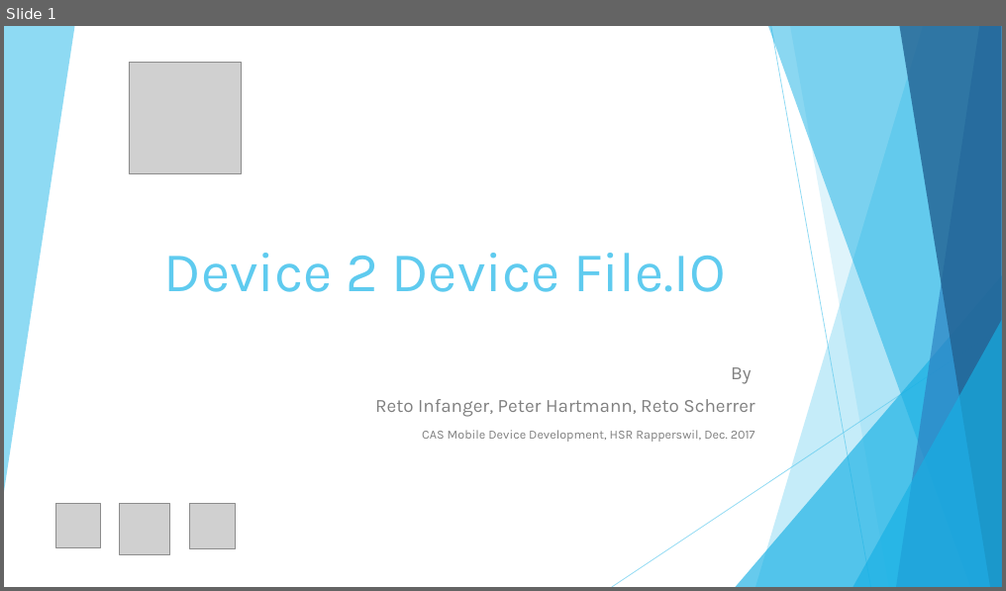
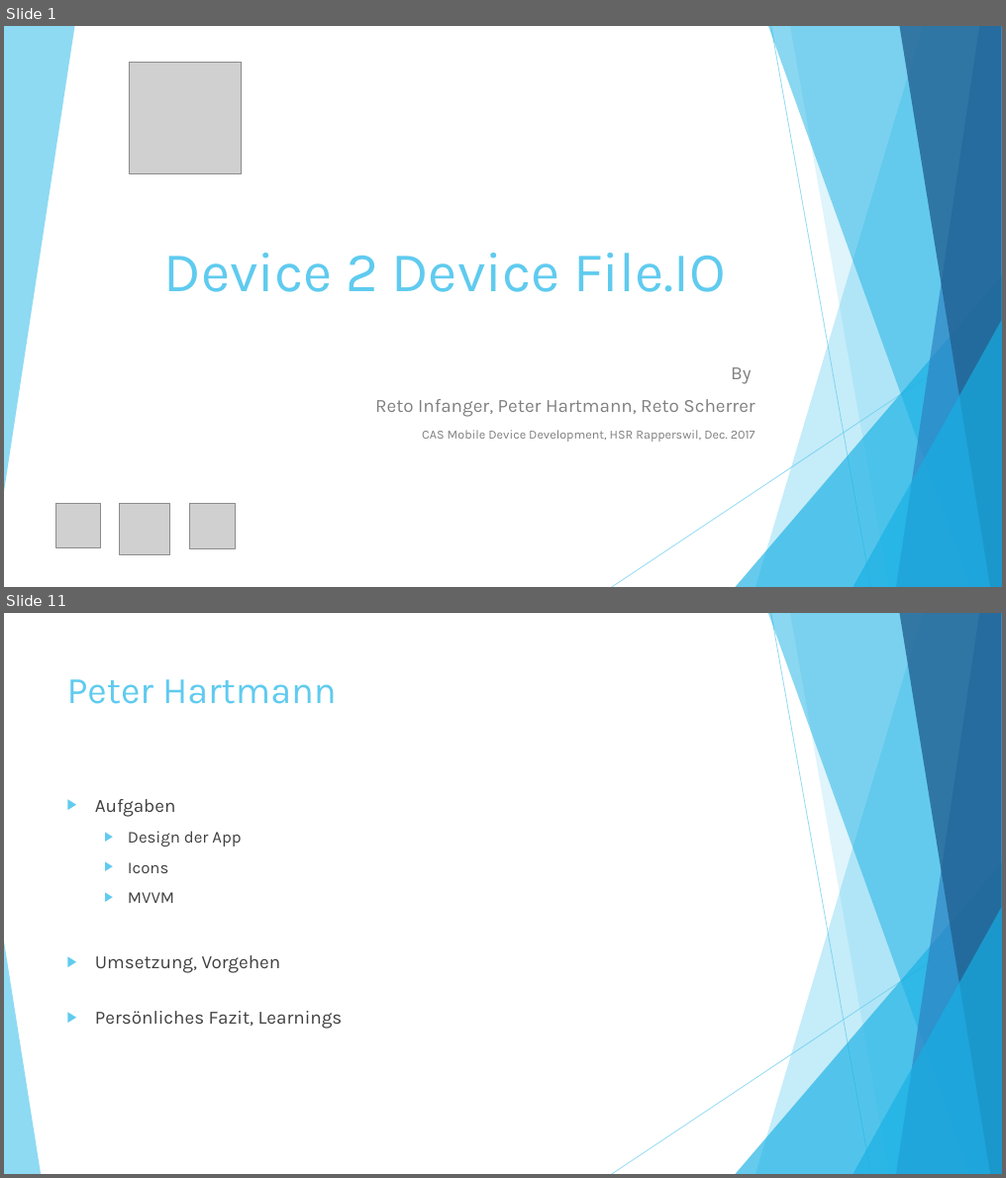
Before and after one commit to chrobacik/Device2Device-FileIO, a slide deck: Projekt Dokumente/Präsentation.pptx. Shown one above the other, each under a label of ours: slide 1 before the commit, slides 1 and 11 after it; the slides between them are not shown. The pictures are 1006x591 and 1006x1178 pixels, drawn with LibreOffice and Linux fonts; fonts in the diff are those of the drawing; grey boxes stand for pictures. Boxes give left, top, right and bottom in pixels: in the first picture for what was removed or moved away, otherwise in the second. Text is boxed around its words. In the diff, an @@ line names an element or a change of style, - is before the commit and + after.

```diff
--- a/Projekt Dokumente/Präsentation.pptx
+++ b/Projekt Dokumente/Präsentation.pptx
@@ slide 11 added at box(4, 613, 1002, 1174), background #FFFFFF; not listed: 9 template elements that a slide beside it also shows @@
@@ title added at box(67, 679, 337, 704), 36 pt, text #5FCBEF @@
+Peter Hartmann
@@ text added at box(95, 799, 343, 1029), 18 pt, text #404040 @@
+▶ Aufgaben
+  ▶ Design der App
+  ▶ Icons
+  ▶ MVVM
+▶ Umsetzung, Vorgehen
+▶ Persönliches Fazit, Learnings
@@ triangle added at box(4, 942, 41, 1174), fill #5FCBEF at 70% opacity @@
```
Also in this commit, not shown: 10 other slides added, 1 other file.
